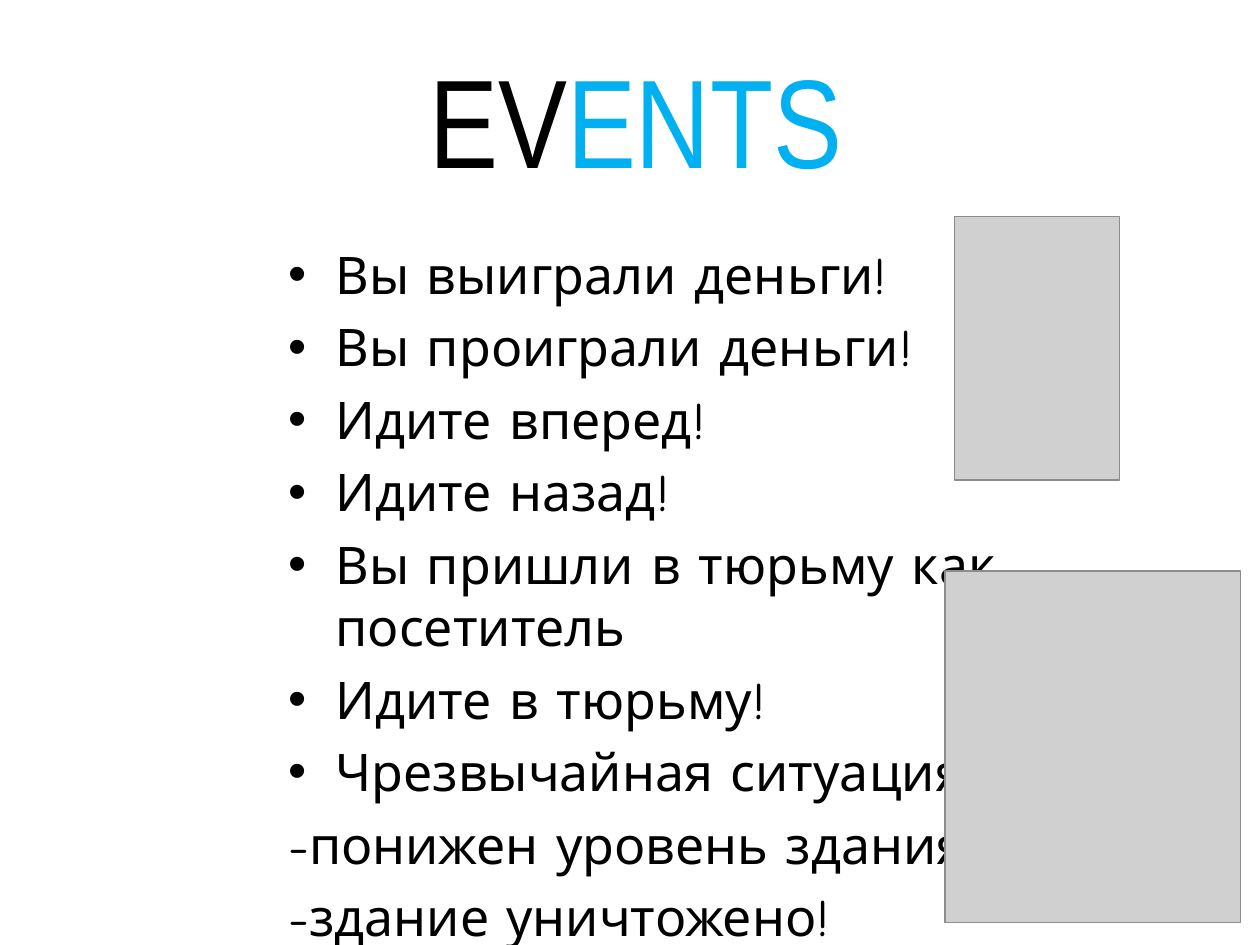
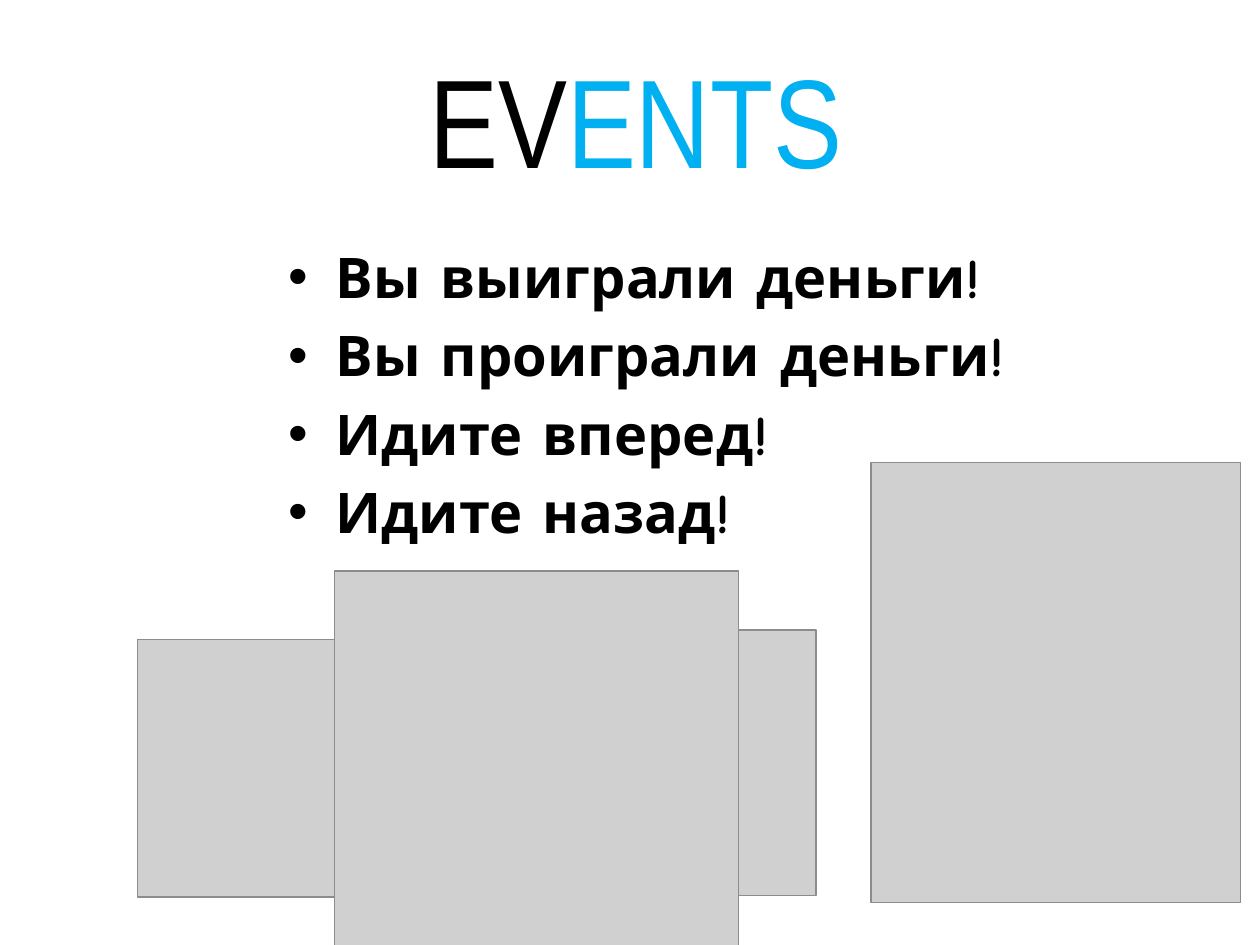
Before and after one commit to rlbozhko/nc-monopoly-ta-2014, a slide deck: slide 11 of docs/Презентация Черновик.pptm (slide 9 before the commit). Drawn at 1260x945 pixels with LibreOffice and Linux fonts; fonts in the diff are those of the drawing; grey boxes stand for pictures; background and template pictures are left out. Boxes give left, top, right and bottom in pixels: in the first picture for what was removed or moved away, otherwise in the second. Text is boxed around its words. In the diff, an @@ line names an element or a change of style, - is before the commit and + after.

```diff
--- a/docs/Презентация Черновик.pptm
+++ b/docs/Презентация Черновик.pptm
@@ text "Вы выиграли деньги!" at (335, 258, 760, 544): size 29.6 to 32 pt, bold on @@
@@ picture removed at (955, 217, 1120, 480) @@
@@ picture: place and size @@
-picture at (945, 571, 1240, 922)
+picture at (871, 462, 1240, 902)
@@ text at (309, 547, 996, 945): paragraphs removed @@
-• Вы пришли в тюрьму как посетитель
-• Идите в тюрьму!
-• Чрезвычайная ситуация:
--понижен уровень здания!
--здание уничтожено!
@@ picture added at (335, 571, 738, 945) @@
@@ picture added at (137, 640, 481, 897) @@
@@ picture added at (650, 630, 816, 896) @@
```
Also in this commit, not shown: 4 other slides changed, 4 slides added.
